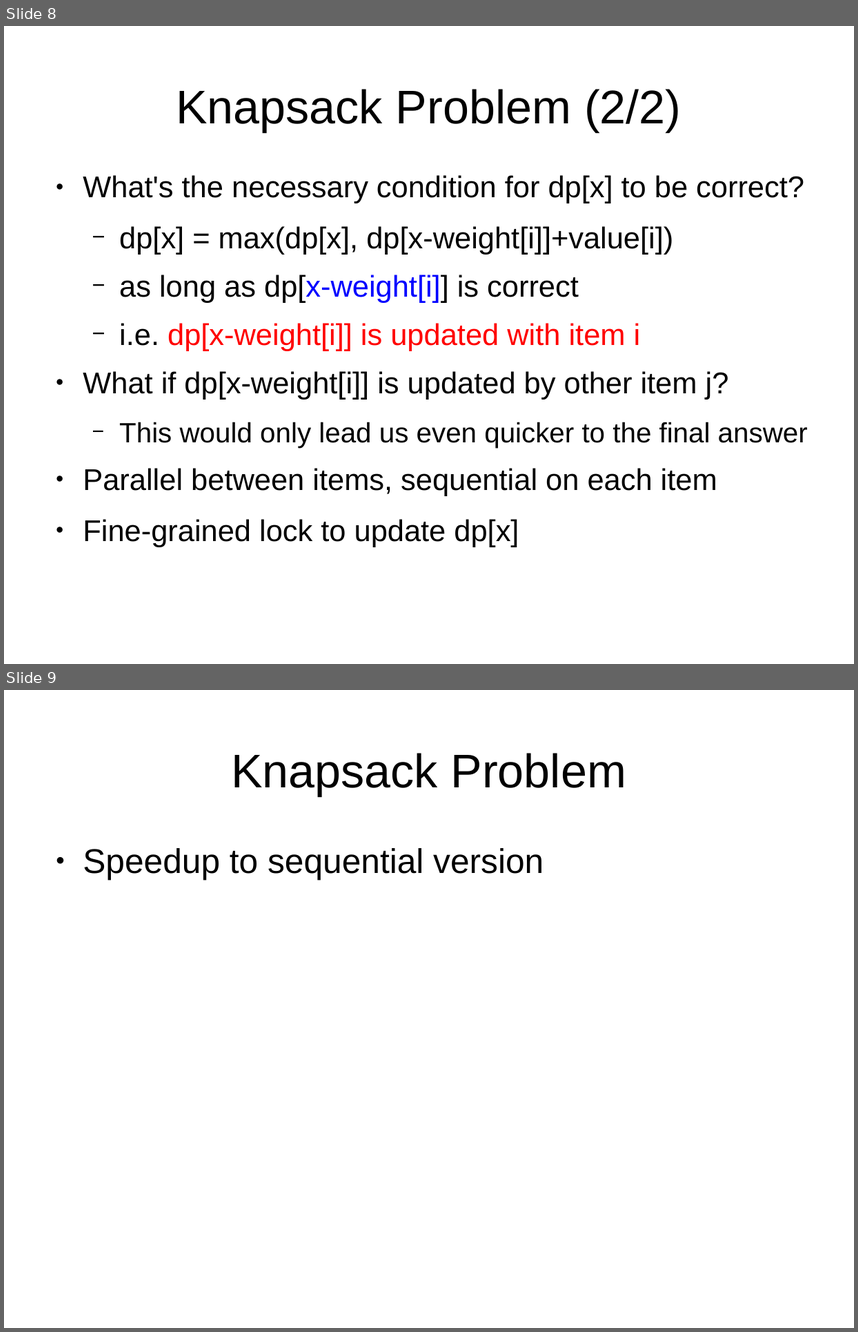
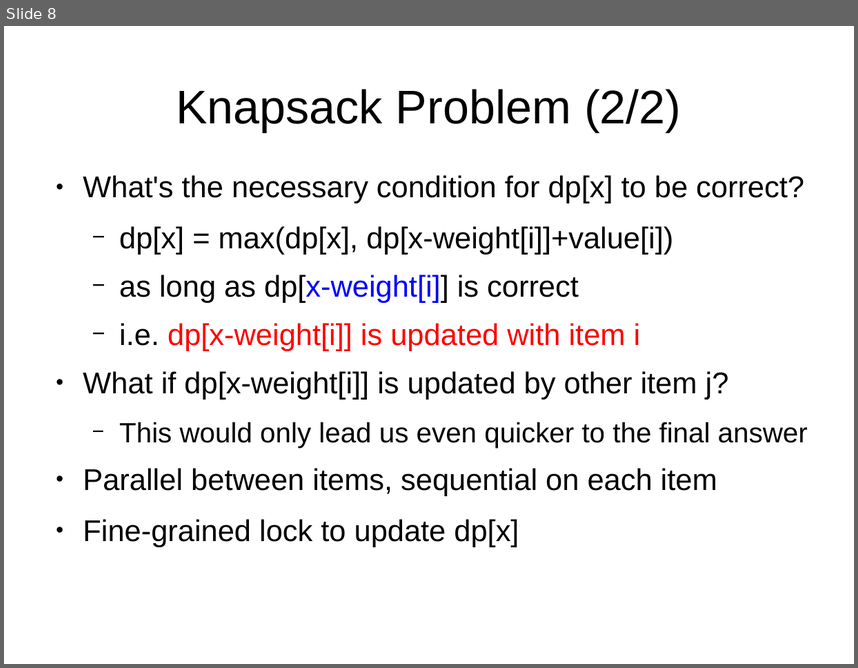
Before and after one commit to ViEiraCaRdOsO/L-FCDS_2015, a slide deck: README.odp. Shown one above the other, each under a label of ours: slides 8 and 9 before the commit, slide 8 after it. The pictures are 858x1332 and 858x668 pixels, drawn with LibreOffice and Linux fonts; fonts in the diff are those of the drawing. Boxes give left, top, right and bottom in pixels: in the first picture for what was removed or moved away, otherwise in the second. Text is boxed around its words. In the diff, an @@ line names an element or a change of style, - is before the commit and + after.

```diff
--- a/README.odp
+++ b/README.odp
@@ slide 9 removed at [4, 690, 854, 1328], background #FFFFFF @@
@@ title removed at [231, 753, 626, 796] @@
-Knapsack Problem
@@ text removed at [83, 848, 544, 880] @@
-● Speedup to sequential version
```
Also in this commit, not shown: 6 slides changed, 2 slides added, 1 other slide removed, 11 other files.
